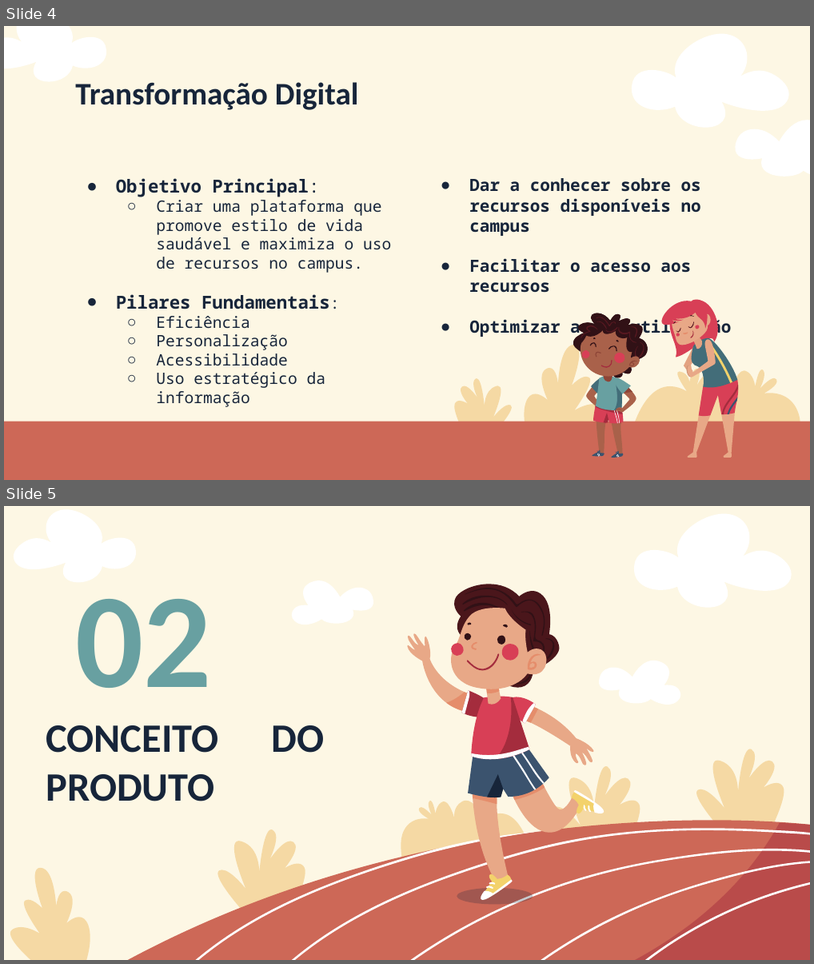
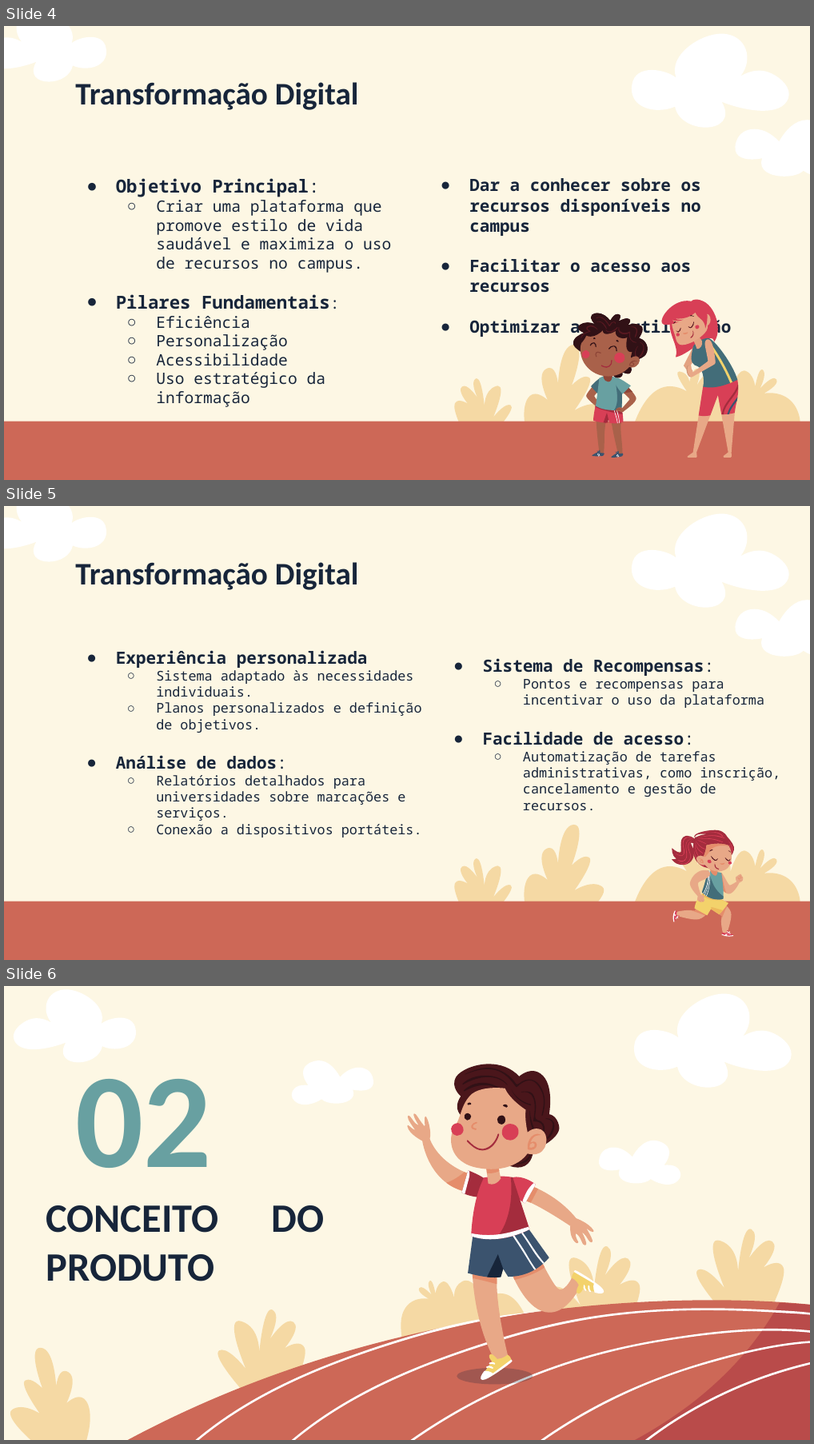
Before and after one commit to martimgil/MAS-Projeto, a slide deck: Iterações/3/Apresentação3.pptx. Shown one above the other, each under a label of ours: slides 4 and 5 before the commit, slides 4, 5 and 6 after it. The pictures are 814x964 and 814x1444 pixels, drawn with LibreOffice and Linux fonts; fonts in the diff are those of the drawing. Boxes give left, top, right and bottom in pixels: in the first picture for what was removed or moved away, otherwise in the second. Text is boxed around its words. In the diff, an @@ line names an element or a change of style, - is before the commit and + after.

Commit message:
inclui recompensas by Alan

```diff
--- a/Iterações/3/Apresentação3.pptx
+++ b/Iterações/3/Apresentação3.pptx
@@ slide 5 added at box(4, 506, 810, 960), background #FDF7E4; not listed: 7 template elements that a slide beside it also shows @@
@@ title added at box(75, 562, 359, 590), 28 pt, text #17253A, bold @@
+Transformação Digital
@@ text added at box(116, 650, 422, 837), 12 pt, text #17253A @@
+● Experiência personalizada
+  ○ Sistema adaptado às necessidades individuais.
+  ○ Planos personalizados e definição de objetivos.
+● Análise de dados:
+  ○ Relatórios detalhados para universidades sobre marcações e serviços.
+  ○ Conexão a dispositivos portáteis.
@@ text added at box(483, 658, 782, 810), 12 pt, text #17253A @@
+● Sistema de Recompensas:
+  ○ Pontos e recompensas para incentivar o uso da plataforma
+● Facilidade de acesso:
+  ○ Automatização de tarefas administrativas, como inscrição, cancelamento e gestão de recursos.
@@ group added at box(672, 830, 746, 936): 56 freeform shapes @@
@@ what was slide 5 is now slide 6 @@
```
Also in this commit, not shown: 2 slides changed, 2 other slides added, 2 other files.
